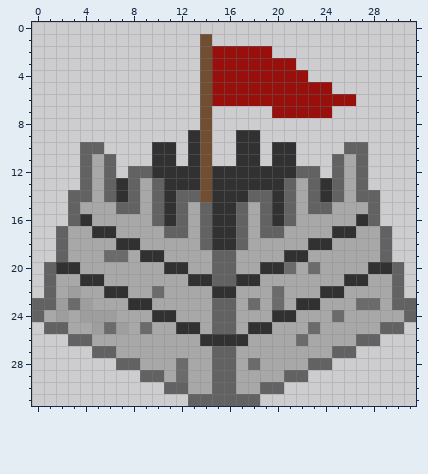
Edited in one commit: pixel-art sprite (images/MotherFuckingCastle.png). This is how it looked before the edit.
The file is 32x32 pixels.
New version:
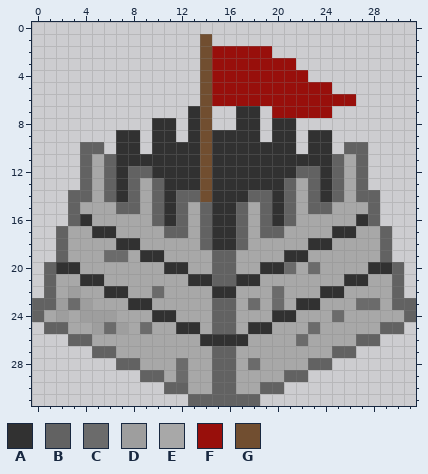
Palette (. is transparent): A #313131  B #626262  C #6b6b6b  D #9e9e9e  E #a8a8a8  F #980f0b  G #714e30
Message: I fixed the thing so its not so shit ass on the back. Theres a door there and It needed some room... Needy ass door
Changes in this commit:
The edit adds colour A in row 7 at x 13 and 17 to 18; in row 8 at x 10 to 11, 13, 17 to 18 and 20 to 21; in row 9 at x 7 to 8, 10 to 11, 15 to 16, 20 to 21 and 23 to 24; in row 10 at x 7 to 8, 12, 15 to 16, 19 and 23 to 24; in row 11 at x 7 to 9, 12, 15 to 16, 19 and 22 to 24; in row 12 at x 7 and 24.
Pixel boxes of the changes (left, top, right, bottom) in both pictures:
added: (116, 106, 332, 178)
